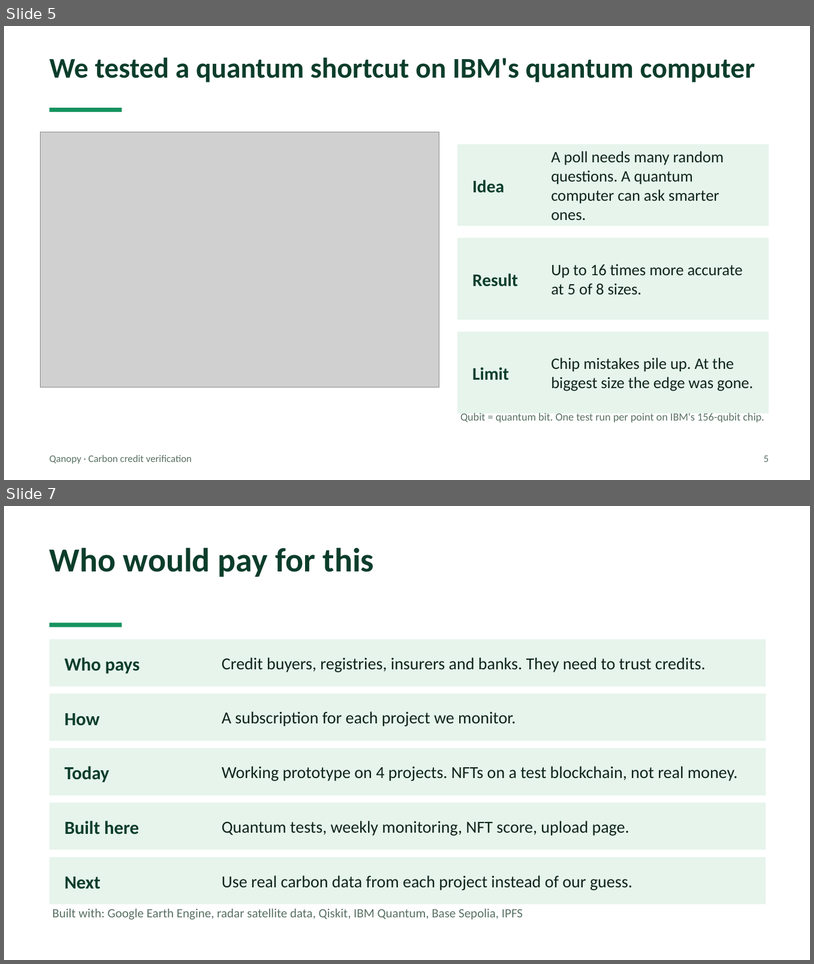
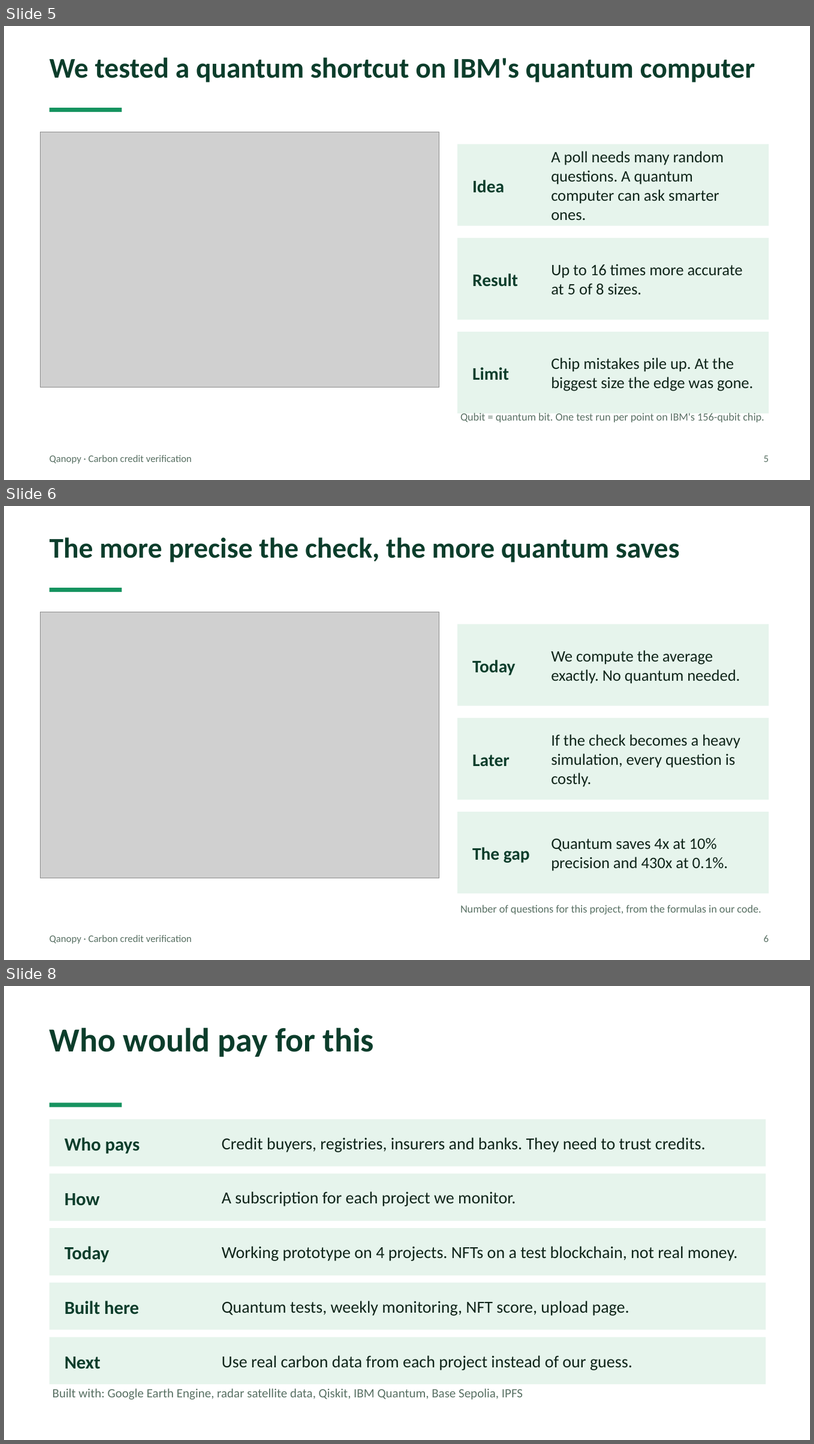
Before and after one commit to Quantum-hackathon-Qanopy/Parcel_finder, a slide deck: docs/Qanopy_pitch.pptx. Shown one above the other, each under a label of ours: slides 5 and 7 before the commit, slides 5, 6 and 8 after it; the slides between them are not shown. The pictures are 814x964 and 814x1444 pixels, drawn with LibreOffice and Linux fonts; fonts in the diff are those of the drawing; grey boxes stand for pictures. Boxes give left, top, right and bottom in pixels: in the first picture for what was removed or moved away, otherwise in the second. Text is boxed around its words. In the diff, an @@ line names an element or a change of style, - is before the commit and + after.

```diff
--- a/docs/Qanopy_pitch.pptx
+++ b/docs/Qanopy_pitch.pptx
@@ slide 6 added at (4,506,810,960), background #FFFFFF @@
@@ text added at (50,537,680,562), 34 pt, text #0C3D2B, bold @@
+The more precise the check, the more quantum saves
@@ rectangle added at (50,588,122,592), fill #15935F @@
@@ picture added at (40,612,440,878) @@
@@ rectangle added at (458,624,769,706), fill #E6F4EC @@
@@ text added at (473,660,515,675), 21 pt, text #0C3D2B, bold @@
+Today
@@ text added at (551,650,740,684), 19 pt, text #0F2419 @@
+We compute the average exactly. No quantum needed.
@@ rectangle added at (458,718,769,799), fill #E6F4EC @@
@@ text added at (551,734,741,787), 19 pt, text #0F2419 @@
+If the check becomes a heavy simulation, every question is costly.
@@ text added at (473,754,510,766), 21 pt, text #0C3D2B, bold @@
+Later
@@ rectangle added at (458,811,769,893), fill #E6F4EC @@
@@ text added at (473,847,530,862), 21 pt, text #0C3D2B, bold @@
+The gap
@@ text added at (551,838,728,871), 19 pt, text #0F2419 @@
+Quantum saves 4x at 10% precision and 430x at 0.1%.
@@ text added at (461,904,761,914), 13 pt, text #587063 @@
+Number of questions for this project, from the formulas in our code.
@@ text added at (50,934,192,943), 12 pt, text #587063 @@
+Qanopy · Carbon credit verification
@@ text added at (764,934,769,942), 12 pt, text #587063 @@
+6
@@ what was slide 7 is now slide 8 @@
```
Also in this commit, not shown: 1 slide changed, 1 other slide added, 1 slide removed, 2 other files.
